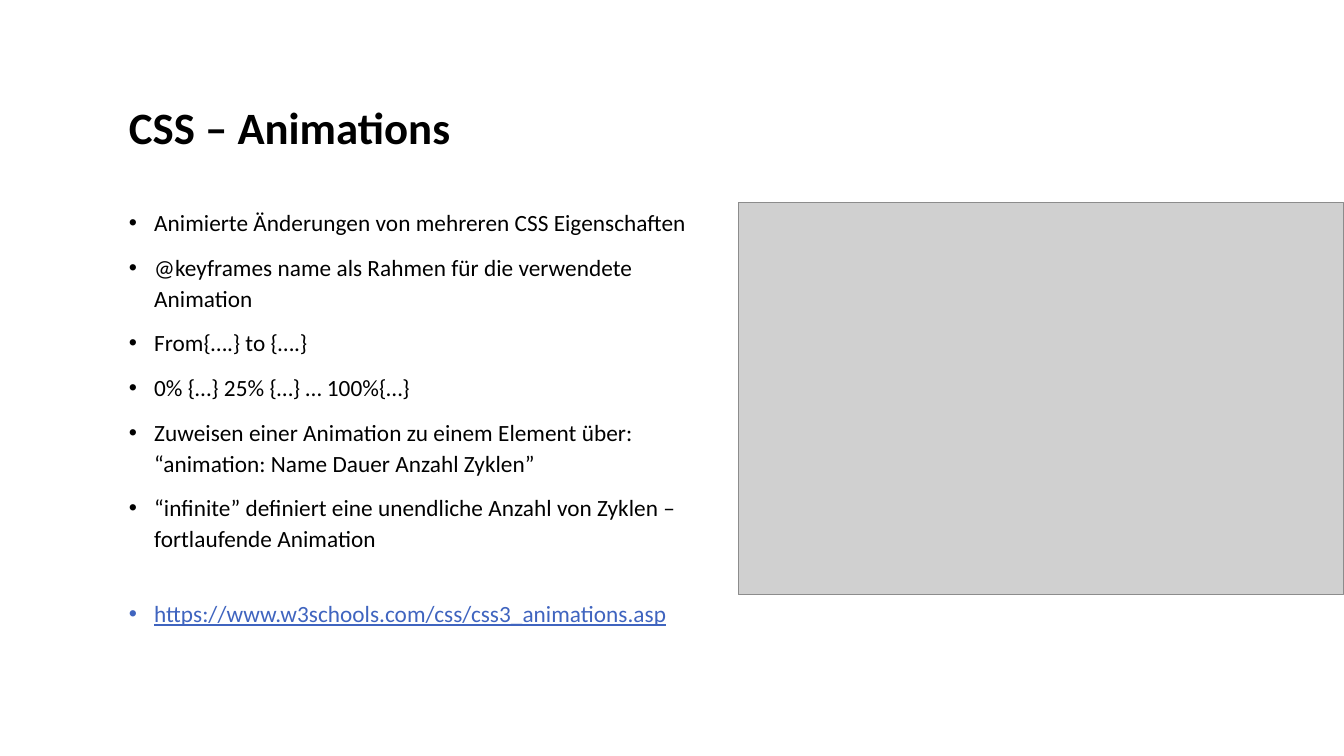
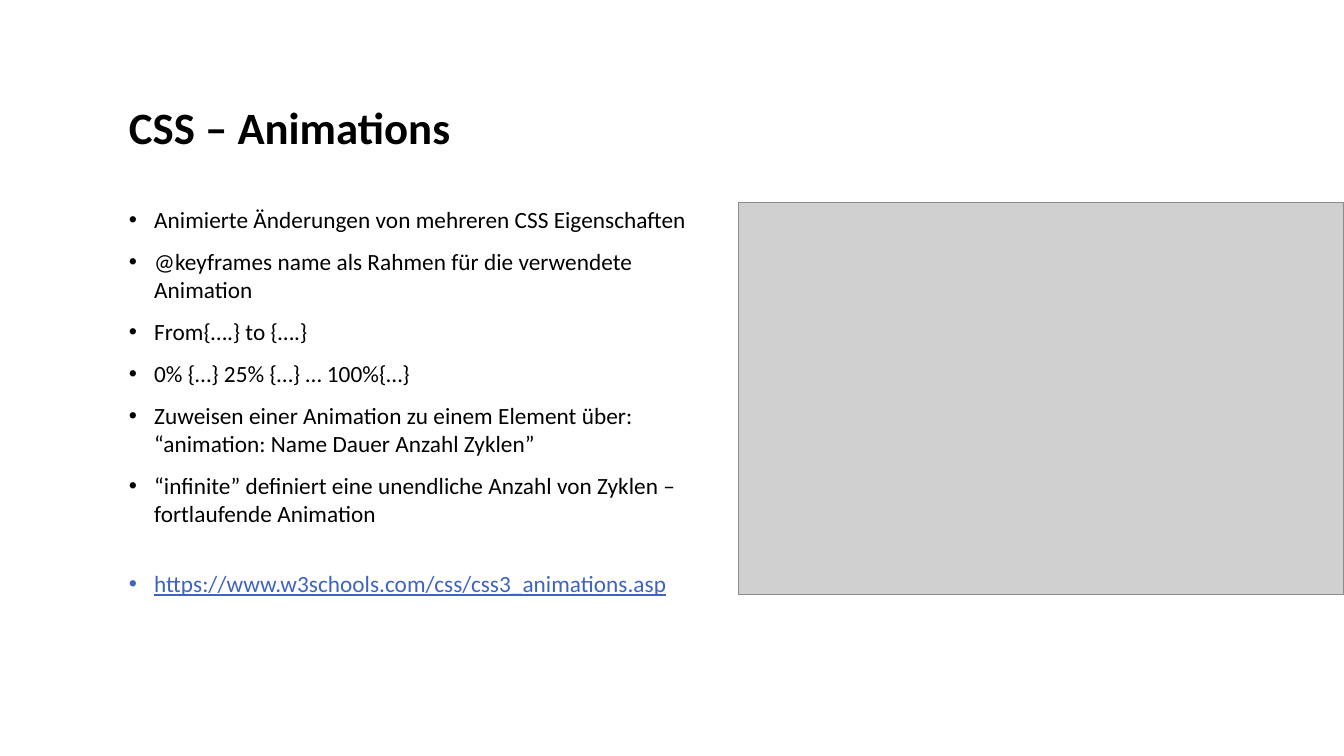
Before and after one commit to Holdo89/Webentwicklung_24_25, a slide deck: slide 9 of 3. CSS/Slides/CSS Transformation&Animation.pptx (slide 5 before the commit). Drawn at 1344x756 pixels with LibreOffice and Linux fonts; fonts in the diff are those of the drawing; grey boxes stand for pictures; background and template pictures are left out. Boxes give left, top, right and bottom in pixels: in the first picture for what was removed or moved away, otherwise in the second. Text is boxed around its words. In the diff, an @@ line names an element or a change of style, - is before the commit and + after.

```diff
--- a/3. CSS/Slides/CSS Transformation&Animation.pptx
+++ b/3. CSS/Slides/CSS Transformation&Animation.pptx
@@ text "Animierte Änderungen von mehreren CSS ..." at (154, 209, 686, 596): line spacing 1.1 to 1 @@
```
Also in this commit, not shown: 3 other slides changed, 5 slides added, 6 other files.
